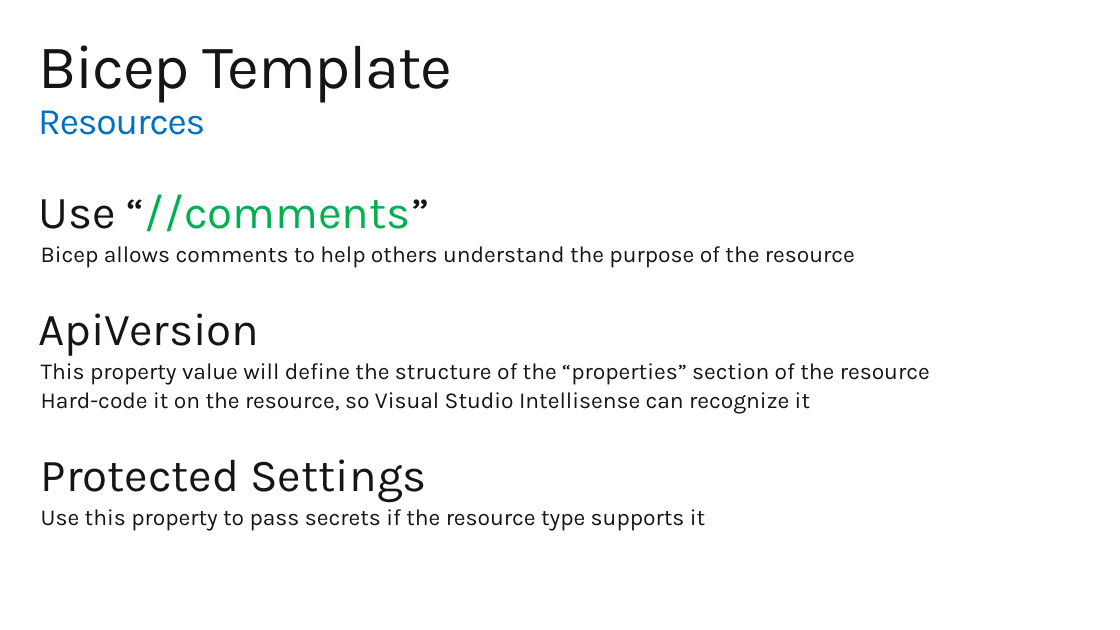
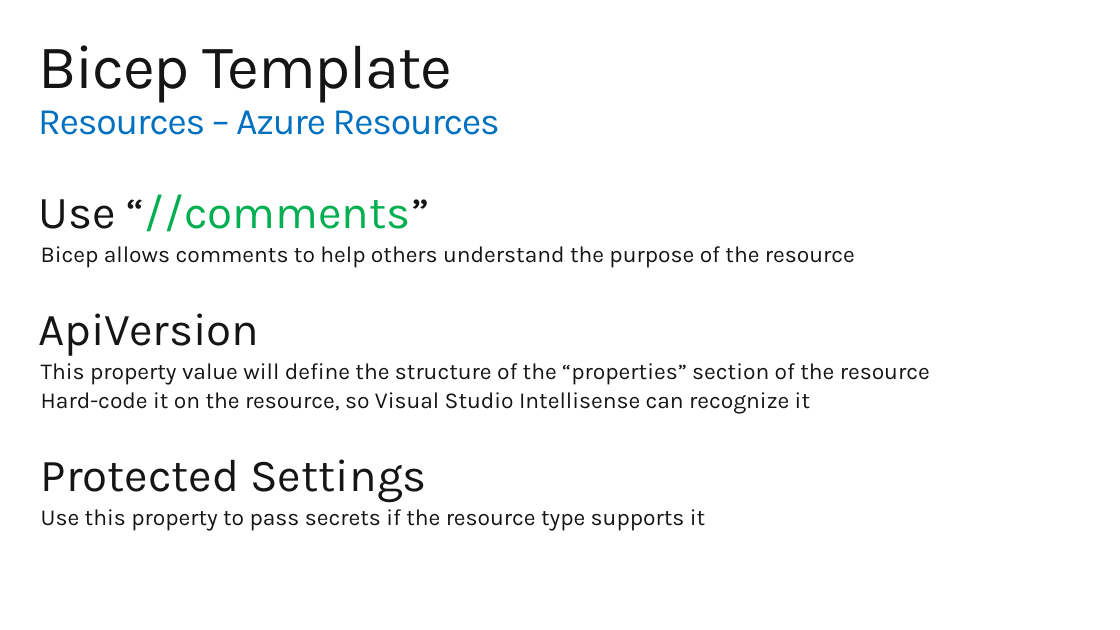
Before and after one commit to nicolalgallacher/Bicep_WhatTheHack, a slide deck: slide 24 of Coach/BicepIntro-MicroHack.pptx. Drawn at 1120x630 pixels with LibreOffice and Linux fonts; fonts in the diff are those of the drawing; background and template pictures are left out. Boxes give left, top, right and bottom in pixels: in the first picture for what was removed or moved away, otherwise in the second. Text is boxed around its words. In the diff, an @@ line names an element or a change of style, - is before the commit and + after.

```diff
--- a/Coach/BicepIntro-MicroHack.pptx
+++ b/Coach/BicepIntro-MicroHack.pptx
@@ title at [38,45,500,135]: text changed; size 52.9 to 32 pt; text colour #151515 to #0070C0 @@
-Bicep Template
-Resources
+Bicep Template
+Resources – Azure Resources
```
Also in this commit, not shown: 2 other slides changed.
